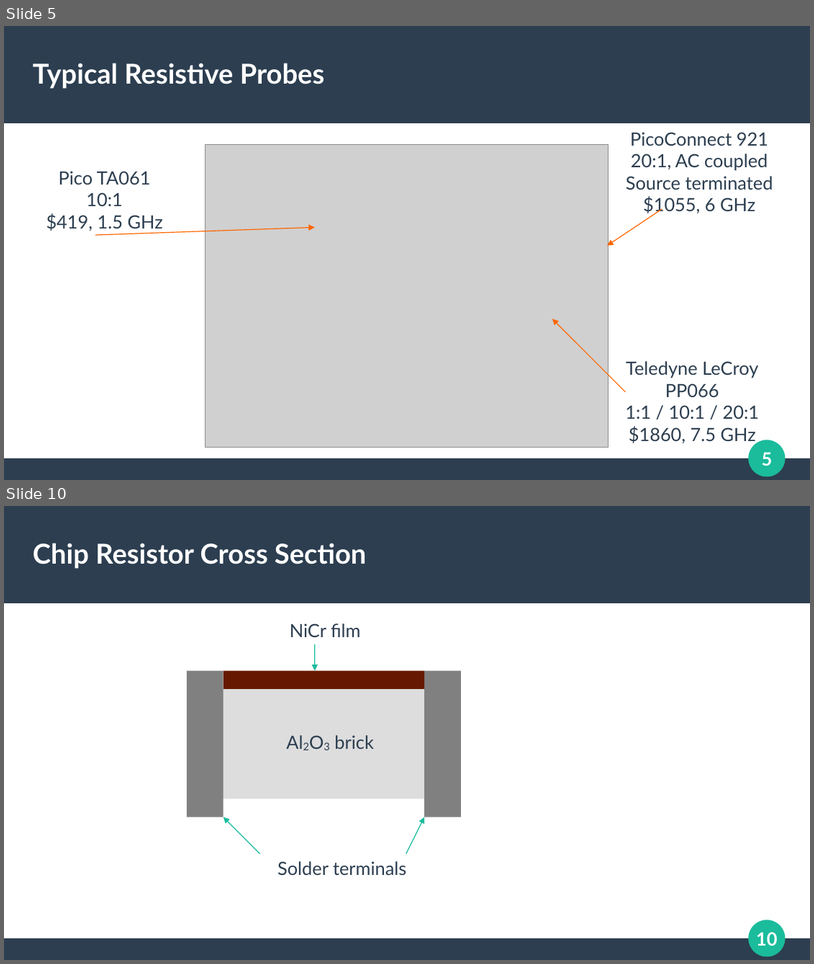
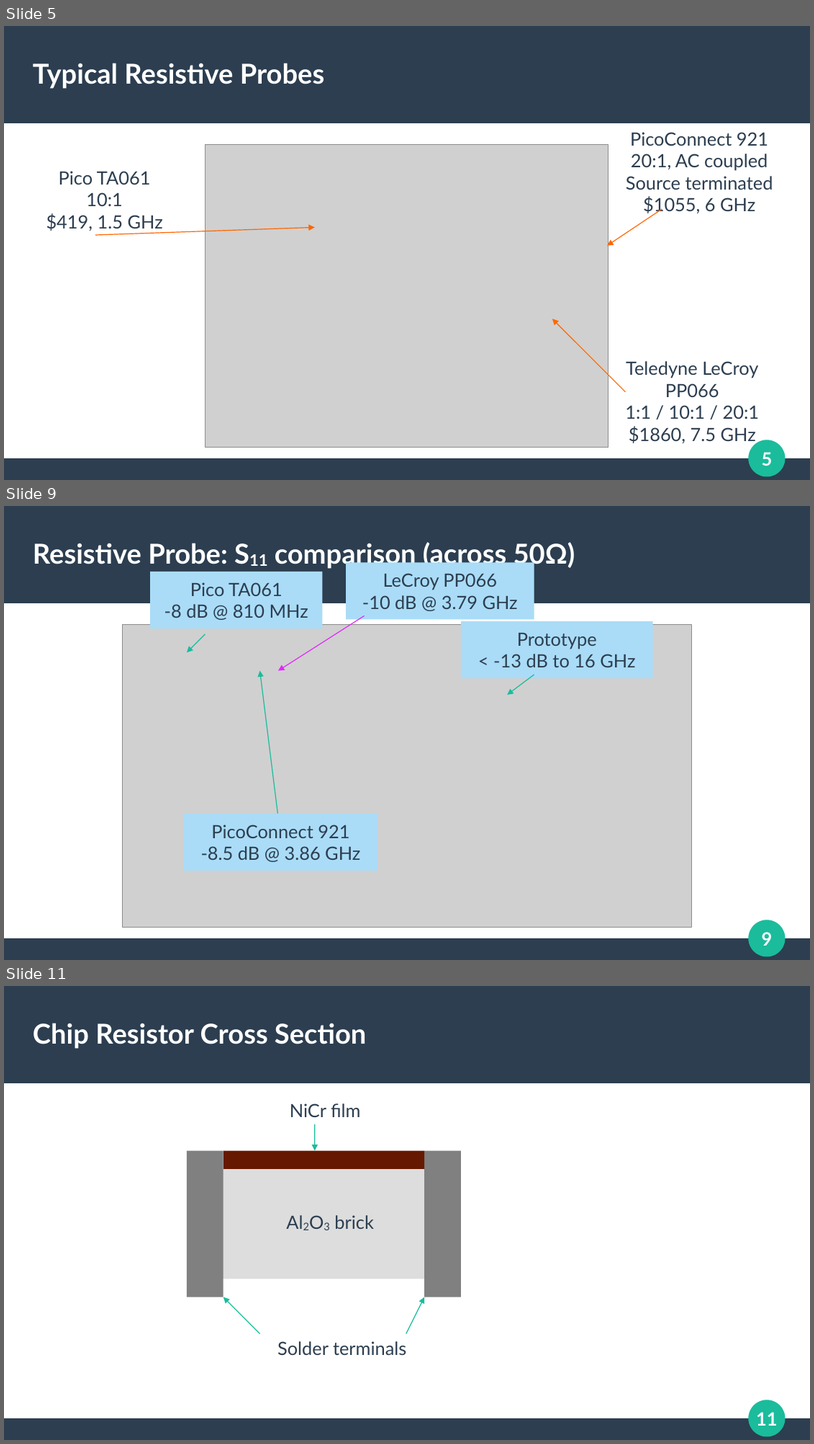
Before and after one commit to azonenberg/electronics-training, a slide deck: oscilloscope-probing/sec03-resistive.odp. Shown one above the other, each under a label of ours: slides 5 and 10 before the commit, slides 5, 9 and 11 after it; the slides between them are not shown. The pictures are 814x964 and 814x1444 pixels, drawn with LibreOffice and Linux fonts; fonts in the diff are those of the drawing; grey boxes stand for pictures. Boxes give left, top, right and bottom in pixels: in the first picture for what was removed or moved away, otherwise in the second. Text is boxed around its words. In the diff, an @@ line names an element or a change of style, - is before the commit and + after.

```diff
--- a/oscilloscope-probing/sec03-resistive.odp
+++ b/oscilloscope-probing/sec03-resistive.odp
@@ slide 9 added at bbox=[4, 506, 810, 960], background #FFFFFF; not listed: 4 template elements that a slide beside it also shows @@
@@ title added at bbox=[33, 542, 576, 569], 27 pt, text #FFFFFF, bold @@
+Resistive Probe: S11 comparison (across 50Ω)
@@ rectangle added at bbox=[347, 562, 535, 620], fill #AADCF7, 18 pt, text #2C3E50 @@
+LeCroy PP066
+-10 dB @ 3.79 GHz
@@ rectangle added at bbox=[150, 571, 323, 628], fill #AADCF7, 18 pt, text #2C3E50 @@
+Pico TA061
+-8 dB @ 810 MHz
@@ picture added at bbox=[123, 625, 692, 926] @@
@@ arrow added from (205, 634) to (187, 652), #1ABC9C 0.85 pt @@
@@ arrow added from (365, 615) to (278, 671), #E327FF 0.85 pt @@
@@ rectangle added at bbox=[461, 621, 654, 678], fill #AADCF7, 18 pt, text #2C3E50 @@
+Prototype
+< -13 dB to 16 GHz
@@ arrow added from (278, 817) to (260, 671), #1ABC9C 0.85 pt @@
@@ arrow added from (535, 674) to (507, 695), #1ABC9C 0.85 pt @@
@@ rectangle added at bbox=[184, 813, 378, 870], fill #AADCF7, 18 pt, text #2C3E50 @@
+PicoConnect 921
+-8.5 dB @ 3.86 GHz
@@ what was slide 10 is now slide 11 @@
@@ page number at bbox=[756, 1412, 777, 1425]: text changed @@
-10
+11
```
Also in this commit, not shown: 8 slides changed, 5 other slides added, 1 slide removed, 5 other files.
